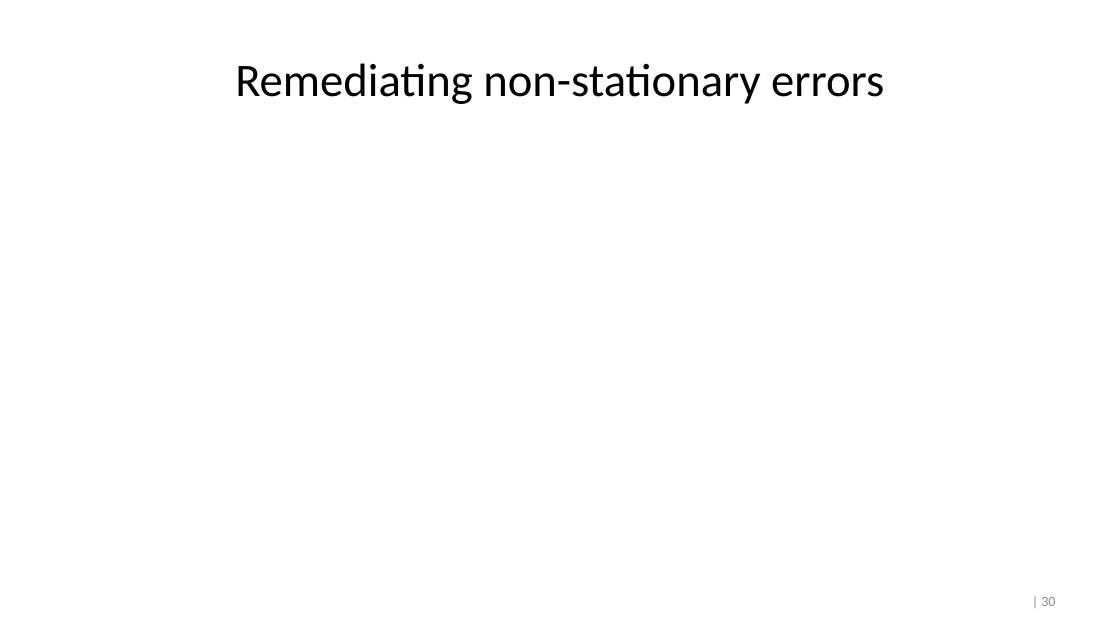
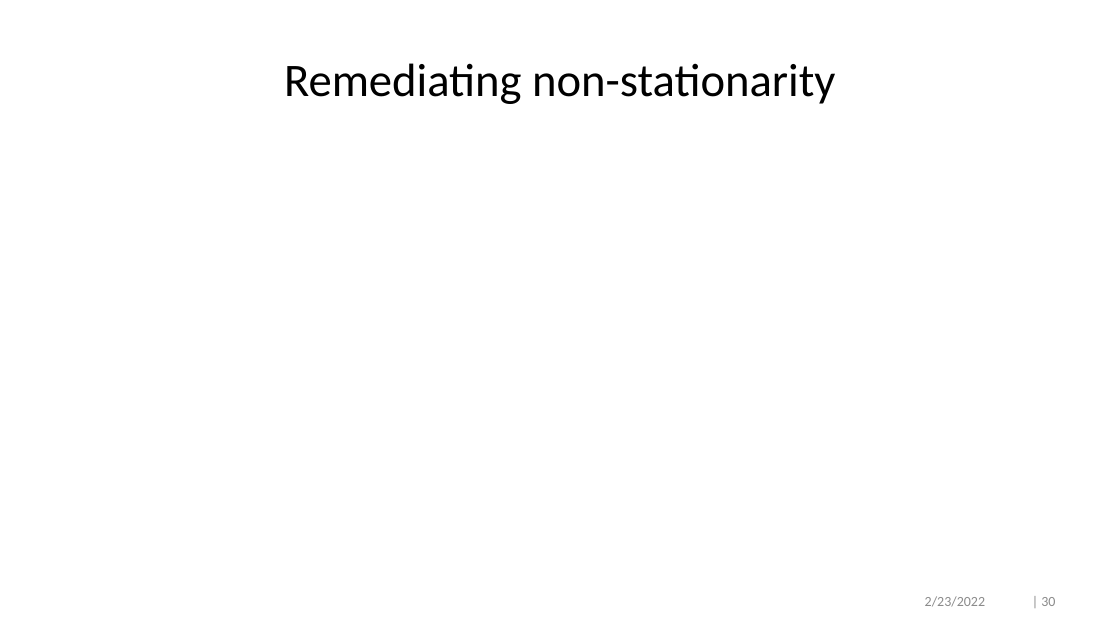
Before and after one commit to crossxwill/Northwestern_MSIA_2022, a slide deck: slide 30 of time_series_regression.pptx. Drawn at 1120x630 pixels with LibreOffice and Linux fonts; fonts in the diff are those of the drawing. Boxes give left, top, right and bottom in pixels: in the first picture for what was removed or moved away, otherwise in the second. Text is boxed around its words. In the diff, an @@ line names an element or a change of style, - is before the commit and + after.

```diff
--- a/time_series_regression.pptx
+++ b/time_series_regression.pptx
@@ title at [284, 63, 835, 104]: text changed @@
-Remediating non-stationary errors
+Remediating non-stationarity
@@ text added at [925, 596, 985, 607], 12 pt, text #8C8C8C @@
+2/23/2022
```
Also in this commit, not shown: 30 other slides changed, 2 other files.
